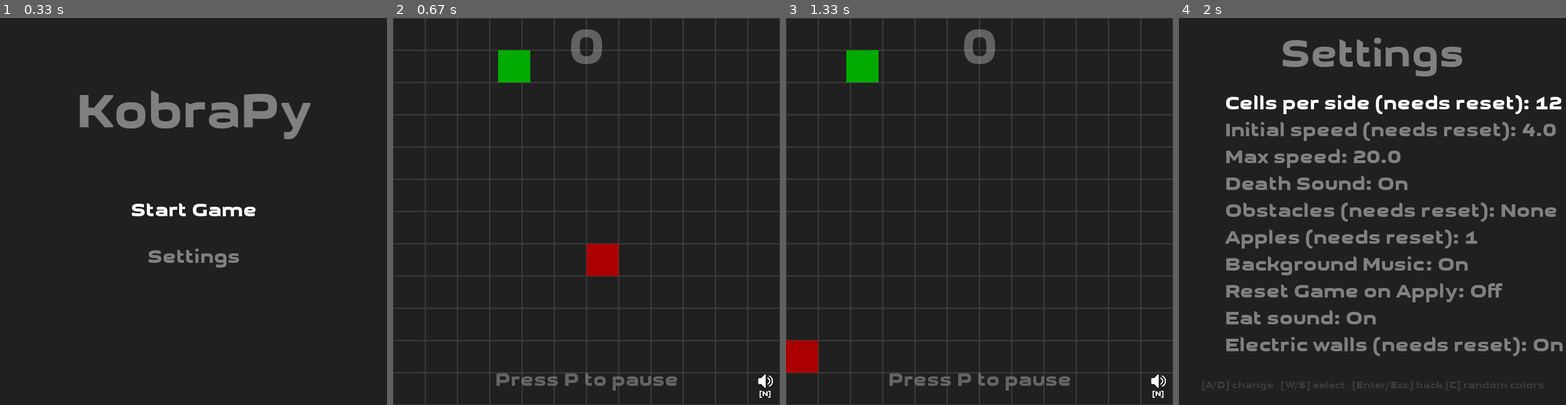
Above: before the commit, frames 1-4 (left to right).
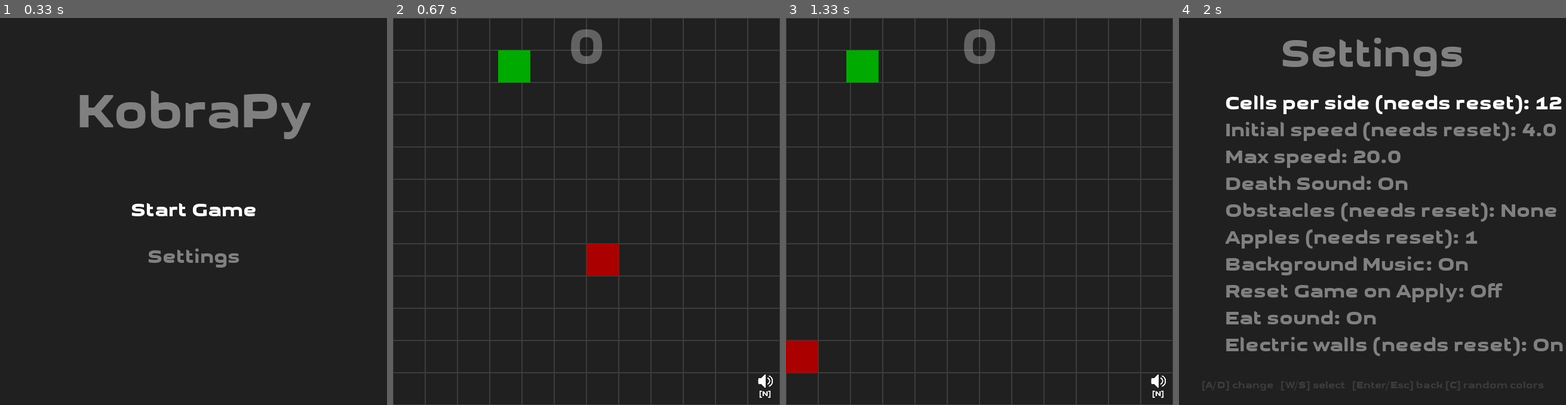
Above: after the commit, the same moments.

Repository: fossguild/naja
Game: pygame game, started from kobra.py
The game is run twice, just before and just after one commit, with the same random seed, the same clock (stepped at 60 frames per second) and the same inputs.
Inputs:
- Up to frame 1 (0.33 s): no input
- Up to frame 2 (0.67 s): tap Enter at 0.33 s
- Up to frame 3 (1.33 s): hold Up 0.67-1.13 s; tap Enter at 1.17 s
- Up to frame 4 (2 s): tap C at 1.5 s; hold M from 1.83 s (still down); hold Right from 1.83 s (still down)

Frame 1 is identical in both runs. In frame 2, 0.7% of the frame differs, in the area x 26-74%, y 91-97%; in frame 3, 0.7%; in frame 4, nothing differs.

Commit message:
feat: power-ups development

Diff:
--- a/kobra.py
+++ b/kobra.py
@@ -30,11 +30,22 @@
     SCORE_COLOR,
     MESSAGE_COLOR,
     WINDOW_TITLE,
+    POWERUP_SPAWN_INTERVAL_MS,
+    POWERUP_SPAWN_CHANCE,
 )
 from src.state import GameState
 from src.assets import GameAssets
 from src.config import GameConfig
 from src.settings import GameSettings
+from src.power_ups import (
+    powerups_init,
+    powerups_draw_all,
+    powerups_draw_overlay_on_head,
+    powerups_handle_collisions,
+    powerups_death_guard,
+    powerups_draw_timer,
+    powerups_try_periodic_spawn,
+)
 
 ##
 ## Game initialization
@@ -232,7 +243,6 @@
     print(f"Warning: Could not load speaker sprites: {e}")
     speaker_on_sprite = None
     speaker_muted_sprite = None
-
 
 ##
 ## Center message + simple key wait helpers
@@ -428,6 +438,7 @@
                 elif key == pygame.K_ESCAPE:
                     pygame.quit()
                     sys.exit()
+
             if event.type == pygame.MOUSEBUTTONDOWN and event.button == 1:
                 # Simple click detection
                 mx, my = event.pos
@@ -515,27 +526,6 @@
     state.arena.blit(hint_surf, hint_rect)
 
 
-def draw_pause_screen(state: GameState, assets: GameAssets):
-    """Desenha uma sobreposição semi-transparente e o texto de pausa."""
-    # Cria uma superfície para a sobreposição com transparência alfa
-    overlay = pygame.Surface((state.width, state.height), pygame.SRCALPHA)
-    overlay.fill((32, 32, 32, 180))  # Cinza escuro, semi-transparente
-    state.arena.blit(overlay, (0, 0))
-
-    # Mostra o texto "Paused"
-    paused_title = assets.render_big("Paused", MESSAGE_COLOR)
-    paused_title_rect = paused_title.get_rect(
-        center=(state.width / 2, state.height / 2)
-    )
-    state.arena.blit(paused_title, paused_title_rect)
-
-    paused_subtitle = assets.render_small("Press P to continue", MESSAGE_COLOR)
-    paused_subtitle_rect = paused_subtitle.get_rect(
-        center=(state.width / 2, state.height * 2 / 3)
-    )
-    state.arena.blit(paused_subtitle, paused_subtitle_rect)
-
-
 def _will_wrap_around(state: GameState, origin: int, dest: int, limit: int) -> bool:
     """
     Checks if an object on the game's grid will wrap around by moving in a
@@ -570,6 +560,9 @@
     state = GameState(
         config.initial_width, config.initial_height, config.initial_grid_size
     )
+
+    # Initialize power ups
+    powerups_init(state)
 
     # Apply default settings with state
     apply_settings(state, assets, config, settings, reset_objects=False)
@@ -586,8 +579,8 @@
     ##
     start_menu(state, assets, config, settings)  # blocks until user picks "Start Game"
 
-    show_pause_hint_end_time = pygame.time.get_ticks() + 2000  # 2 segundos
-    previous_tail_length = 0
+    # Schedule the first periodic attempt a few seconds after starting the game
+    state.powerups_next_try_ms = pygame.time.get_ticks() + (POWERUP_SPAWN_INTERVAL_MS / 2)  # 3s delay
 
     ##
     ## Main loop
@@ -633,8 +626,6 @@
                     sys.exit()
                 elif event.key == pygame.K_p:  # P : pause game
                     state.toggle_pause()
-                    if state.game_on:
-                        show_pause_hint_end_time = pygame.time.get_ticks() + 2000
                 elif event.key in (pygame.K_m, pygame.K_ESCAPE):  # M or ESC : open menu
                     was_running = state.game_on
                     state.pause()
@@ -678,20 +669,21 @@
 
         ## Update the game
         if state.game_on:
-            if len(state.snake.tail) == 0 and previous_tail_length > 0:
-                show_pause_hint_end_time = pygame.time.get_ticks() + 2000
-            previous_tail_length = len(state.snake.tail)
             # Only update snake position when it has reached its current target
             if (
                 state.snake.target_x == state.snake.head.x
                 and state.snake.target_y == state.snake.head.y
             ):
                 if state.snake.xmov or state.snake.ymov:
+                    # While invincible, walls behave as wrap-around (ignore electric walls)
+                    is_invincible = pygame.time.get_ticks() < getattr(state, "invincible_until_ms", 0)
+                    effective_electric_walls = settings.get("electric_walls") and not is_invincible
+
                     state.snake.update(
                         state.apples,
                         state.obstacles,
-                        lambda: game_over_handler(state, assets, settings),
-                        settings.get("electric_walls"),
+                        powerups_death_guard(state, lambda: game_over_handler(state, assets, settings)),
+                        effective_electric_walls,
                     )
 
             # Advance interpolation toward the current target grid cell (if any)
@@ -705,7 +697,9 @@
                 if state.snake.move_progress > 1.0:
                     state.snake.move_progress = 1.0
 
-                electric_walls = settings.get("electric_walls")
+                # While invincible, allow wrap-around instead of electric walls
+                is_invincible = pygame.time.get_ticks() < getattr(state, "invincible_until_ms", 0)
+                electric_walls = settings.get("electric_walls") and not is_invincible
 
                 # We multiply by xmov (respectively, ymov) so that the snake
                 # keeps moving in the direction it was moving earlier
@@ -780,6 +774,9 @@
         for apple in state.apples:
             apple.update(state.arena)
 
+        # Draw all power-ups
+        powerups_draw_all(state, state.arena)
+
         electric_walls = settings.get("electric_walls")
 
         snake_colors = settings.get_snake_colors()
@@ -842,11 +839,16 @@
             ),
         )
 
+        powerups_draw_overlay_on_head(state, state.arena)
+
         # Show score (snake length = head + tail)
         score = assets.render_big(f"{len(state.snake.tail)}", SCORE_COLOR)
         score.set_alpha(75)  # opacity
         score_rect = score.get_rect(center=(state.width / 2, state.height / 12))
         state.arena.blit(score, score_rect)
+
+        # Draw the shield timer HUD (icon + remaining time) when invincibility is active
+        powerups_draw_timer(state, state.arena, assets)
 
         # Draw music status indicator
         draw_music_indicator(state, assets, settings)
@@ -887,15 +889,11 @@
 
                 break  # Only eat one apple per frame
 
-        if pygame.time.get_ticks() < show_pause_hint_end_time and state.game_on:
-            hint_surf = assets.render_small("Press P to pause", MESSAGE_COLOR)
-            hint_surf.set_alpha(180)  # Deixa o texto semi-transparente
-            hint_rect = hint_surf.get_rect(center=(state.width / 2, state.height - 40))
-            state.arena.blit(hint_surf, hint_rect)
-
-        # Se o jogo estiver pausado, desenha a tela de pausa por cima de tudo
-        if not state.game_on:
-            draw_pause_screen(state, assets)
+        # Check collision with power-ups + effects
+        powerups_handle_collisions(state)
+
+        # Periodically attempt to spawn a shield if none exists (gameplay loop)
+        powerups_try_periodic_spawn(state, interval_ms=POWERUP_SPAWN_INTERVAL_MS, chance=POWERUP_SPAWN_CHANCE)
 
         # Update display
         pygame.display.update()
--- a/src/constants.py
+++ b/src/constants.py
@@ -19,6 +19,10 @@
 
 WINDOW_TITLE = "KobraPy"  # Window title.
 CLOCK_TICKS = 4  # How fast the snake moves.
+
+POWERUP_SPAWN_INTERVAL_MS = 8000   # How often to attempt a spawn when none exists
+POWERUP_SPAWN_CHANCE      = 0.35   # Probability [0..1] on each attempt
+INVINCIBILITY_DURATION_MS = 3000   # How long the invincibility lasts per pickup (ms)
 
 # Color palettes for snake customization
 SNAKE_COLOR_PALETTES = [
--- /dev/null
+++ b/src/power_ups.py
@@ -0,0 +1,356 @@
+#!/usr/bin/env python3
+#
+#   Copyright (c) 2023, Monaco F. J. <monaco@usp.br>
+#
+#   This file is part of KobraPy.
+#
+#   KobraPy is free software: you can redistribute it and/or modify
+#   it under the terms of the GNU General Public License as published by
+#   the Free Software Foundation, either version 3 of the License, or
+#   (at your option) any later version.
+#
+#   This program is distributed in the hope that it will be useful,
+#   but WITHOUT ANY WARRANTY; without even the implied warranty of
+#   MERCHANTABILITY or FITNESS FOR A PARTICULAR PURPOSE.  See the
+#   GNU General Public License for more details.
+#
+#   You should have received a copy of the GNU General Public License
+#   along with this program.  If not, see <http://www.gnu.org/licenses/>.
+
+"""Power-ups system: registration, spawn, drawing, effects, and timers.
+
+This module provides a registry-based architecture to easily add new power-ups.
+Each power-up registers its own behavior (draw hooks and collection effect) and
+its assets (e.g., sprite). The main game only calls generic functions here.
+
+Quick start (adding a new power-up):
+    1) Create a sprite at: assets/sprites/<your_name>.png
+    2) Write a registration function similar to `_register_invincibility()`
+       and call it inside `powerups_init(...)`.
+    3) Optionally, implement:
+         - on_collect(state, powerup): apply the effect when collected
+         - draw_world(state, arena, powerup): draw the pickup on the grid
+         - draw_overlay(state, arena, powerup): draw on top of snake while active
+    4) Spawn it via:
+         - powerups_spawn(state, "your_name")
+       or add its name to `candidates` in `powerups_try_periodic_spawn(...)`.
+"""
+
+from __future__ import annotations
+
+import pygame
+import random
+from typing import Callable, Dict, Optional, TypedDict
+from src.entities import Apple
+
+from src.constants import (
+    INVINCIBILITY_DURATION_MS,
+)
+
+# ---------------------------------------------------------------------------
+# Types
+# ---------------------------------------------------------------------------
+
+class PowerUp(TypedDict, total=False):
+    """Runtime representation of a power-up placed on the arena."""
+    type: str
+    x: int
+    y: int
+    # Optional arbitrary properties (e.g., durations, magnitudes)
+    duration_ms: int
+
+
+class PowerUpSpec(TypedDict, total=False):
+    """Static behavior/asset spec registered for a power-up type."""
+    sprite: Optional[pygame.Surface]
+    on_collect: Callable[[object, PowerUp], None]
+    draw_world: Optional[Callable[[object, pygame.Surface, PowerUp], None]]
+    draw_overlay: Optional[Callable[[object, pygame.Surface, PowerUp], None]]
+
+
+# Global registry: type -> spec
+_REGISTRY: Dict[str, PowerUpSpec] = {}
+
+
+# ---------------------------------------------------------------------------
+# Sprite helpers
+# ---------------------------------------------------------------------------
+
+def _load_sprite(path: str) -> Optional[pygame.Surface]:
+    """Load a sprite from disk, returning None on failure (with warning)."""
+    try:
+        return pygame.image.load(path)
+    except pygame.error as e:
+        print(f"Warning: Could not load sprite '{path}': {e}")
+        return None
+
+
+# ---------------------------------------------------------------------------
+# Public lifecycle API
+# ---------------------------------------------------------------------------
+
+def powerups_init(state) -> None:
+    """Attach power-up runtime fields and register built-in power-ups.
+
+    Fields created on state:
+        state.powerups: list of placed PowerUp dicts
+        state.invincible_until_ms: countdown marker for 'invincibility'
+        state.powerups_next_try_ms: next time to attempt periodic spawn
+    """
+    state.powerups = []
+    state.invincible_until_ms = 0
+    state.powerups_next_try_ms = 0
+
+    # Register built-in power-ups here:
+    _register_invincibility()
+
+
+def powerups_reset(state) -> None:
+    """Clear placed power-ups (does not spawn anything)."""
+    state.powerups = []
+
+
+# ---------------------------------------------------------------------------
+# Generic spawn/draw/collect pipeline
+# ---------------------------------------------------------------------------
+
+def powerups_spawn(state, type_name: str, **props) -> None:
+    """Spawn a power-up of type `type_name` at a free cell.
+
+    Avoids overlap with apples and with other power-ups. Uses Apple placement
+    logic to guarantee a valid free grid cell.
+    """
+    if type_name not in _REGISTRY:
+        print(f"Warning: power-up type '{type_name}' is not registered.")
+        return
+
+    temp = Apple(state.width, state.height, state.grid_size)
+    temp.ensure_valid_position(state.snake, state.obstacles)
+
+    # Avoid overlap with apples
+    while any((temp.x == a.x and temp.y == a.y) for a in state.apples):
+        temp.ensure_valid_position(state.snake, state.obstacles)
+
+    # Avoid overlap with existing power-ups
+    while any((temp.x == p["x"] and temp.y == p["y"]) for p in state.powerups):
+        temp.ensure_valid_position(state.snake, state.obstacles)
+
+    powerup: PowerUp = {"type": type_name, "x": temp.x, "y": temp.y}
+    powerup.update(props)
+    state.powerups.append(powerup)
+
+
+def powerups_draw_all(state, arena: pygame.Surface) -> None:
+    """Draw all power-ups currently placed on the arena."""
+    if not getattr(state, "powerups", None):
+        return
+
+    for p in state.powerups:
+        spec = _REGISTRY.get(p["type"])
+        if not spec:
+            # Fallback: simple outline
+            pygame.draw.rect(
+                arena,
+                (200, 200, 200),
+                pygame.Rect(p["x"], p["y"], state.grid_size, state.grid_size),
+                2,
+            )
+            continue
+
+        if spec.get("draw_world"):
+            spec["draw_world"](state, arena, p)
+        else:
+            # Default draw using sprite (if any)
+            sprite = spec.get("sprite")
+            rect = pygame.Rect(p["x"], p["y"], state.grid_size, state.grid_size)
+            if sprite:
+                scaled = pygame.transform.scale(sprite, (state.grid_size, state.grid_size))
+                arena.blit(scaled, rect)
+            else:
+                pygame.draw.rect(arena, (200, 200, 200), rect, 2)
+
+
+def powerups_draw_overlay_on_head(state, arena: pygame.Surface) -> None:
+    """Let each power-up draw an optional overlay on the snake's head."""
+    if not getattr(state, "powerups", None):
+        # Even if no pickups placed, effects may be active (e.g., timers)
+        pass
+
+    # Give every registered power-up a chance to draw its overlay
+    for type_name, spec in _REGISTRY.items():
+        overlay = spec.get("draw_overlay")
+        if overlay:
+            # Provide a lightweight placeholder PowerUp for overlay if needed
+            overlay(state, arena, {"type": type_name})
+
+
+def powerups_handle_collisions(state) -> None:
+    """Apply effects of power-ups collected by the snake and remove them."""
+    if not getattr(state, "powerups", None):
+        return
+
+    for p in list(state.powerups):
+        if state.snake.head.x == p["x"] and state.snake.head.y == p["y"]:
+            spec = _REGISTRY.get(p["type"])
+            if spec and spec.get("on_collect"):
+                spec["on_collect"](state, p)
+
+            state.powerups.remove(p)
+            # No immediate respawn here — periodic spawn handles future attempts
+            break
+
+
+def powerups_death_guard(state, on_die: Callable[[], None]) -> Callable[[], None]:
+    """Wrap the death callback to ignore death while invincible (or others in future)."""
+    def _guard():
+        # Extend this condition when adding defensive power-ups
+        if pygame.time.get_ticks() < getattr(state, "invincible_until_ms", 0):
+            return
+        on_die()
+    return _guard
+
+
+# ---------------------------------------------------------------------------
+# HUD helpers (timers/indicators)
+# ---------------------------------------------------------------------------
+
+def powerups_draw_timer(state, arena: pygame.Surface, assets) -> None:
+    """Draw a bottom-left HUD slot for time-limited effects (invincibility)."""
+    now = pygame.time.get_ticks()
+    remaining_ms = getattr(state, "invincible_until_ms", 0) - now
+    if remaining_ms <= 0:
+        return
+
+    secs = max(0, remaining_ms) / 1000.0
+    text = assets.render_small(f"{secs:.1f}s", (255, 255, 255))
+
+    # Layout: bottom-left with margin
+    icon_size = max(16, int(state.grid_size * 0.9))
+    gap = 6
+    margin = max(8, int(min(state.width, state.height) * 0.02))
+    x = margin
+    y = state.height - margin - icon_size
+
+    # Draw the icon for the most salient active effect (invincibility)
+    spec = _REGISTRY.get("invincibility")
+    sprite = spec.get("sprite") if spec else None
+    icon_rect = pygame.Rect(x, y, icon_size, icon_size)
+    if sprite:
+        arena.blit(pygame.transform.scale(sprite, (icon_size, icon_size)), icon_rect)
+    else:
+        pygame.draw.rect(arena, (255, 255, 255), icon_rect, 2)
+
+    text_rect = text.get_rect()
+    text_rect.left = x + icon_size + gap
+    text_rect.centery = icon_rect.centery
+    arena.blit(text, text_rect)
+
+
+# ---------------------------------------------------------------------------
+# Periodic spawn scheduler
+# ---------------------------------------------------------------------------
+
+def powerups_try_periodic_spawn(
+    state,
+    interval_ms: int = 8000,
+    chance: float = 0.35,
+    candidates: Optional[list[str]] = None,
+) -> None:
+    """Attempt to spawn a power-up every `interval_ms` if none is present.
+
+    Args:
+        state: Game state
+        interval_ms: Minimum milliseconds between spawn attempts
+        chance: Probability [0..1] to actually spawn on an attempt
+        candidates: Optional prioritized list of power-up type names to pick from
+
+    Behavior:
+        - Does nothing if a power-up is already on the arena.
+        - Honors a per-state `powerups_next_try_ms` cooldown.
+        - Picks the first registered candidate (or 'invincibility' by default).
+    """
+    # Only if there are NO pickups on the arena
+    if getattr(state, "powerups", None) and len(state.powerups) > 0:
+        return
+
+    now = pygame.time.get_ticks()
+    if now < getattr(state, "powerups_next_try_ms", 0):
+        return
+
+    # Schedule next attempt window regardless of success
+    state.powerups_next_try_ms = now + int(interval_ms)
+
+    if state.get_free_cells_count() <= 0:
+        return
+
+    if random.random() >= max(0.0, min(1.0, chance)):
+        return
+
+    # Choose a type to spawn
+    if candidates is None:
+        candidates = ["invincibility"]
+
+    chosen = next((t for t in candidates if t in _REGISTRY), None)
+    if not chosen:
+        # Nothing registered from the provided list
+        return
+
+    powerups_spawn(state, chosen)
+
+
+# ---------------------------------------------------------------------------
+# Backward-compatible convenience wrappers (used by main)
+# ---------------------------------------------------------------------------
+
+def powerups_spawn_invincibility(state) -> None:
+    """Compatibility wrapper to spawn 'invincibility' via the generic API."""
+    powerups_spawn(state, "invincibility")
+
+
+def powerups_maybe_spawn_invincibility(state, chance: float = 0.35) -> None:
+    """Compatibility wrapper for a probabilistic spawn of 'invincibility'."""
+    if random.random() < max(0.0, min(1.0, chance)):
+        powerups_spawn_invincibility(state)
+
+# ---------------------------------------------------------------------------
+# Built-in power-up: invincibility
+# ---------------------------------------------------------------------------
+
+def _register_invincibility() -> None:
+    """Register the 'invincibility' power-up in the global registry."""
+    sprite = _load_sprite("assets/sprites/shield.png")
+
+    def _on_collect(state, p: PowerUp) -> None:
+        """Apply/extend invincibility on collection."""
+        now = pygame.time.get_ticks()
+        dur = int(p.get("duration_ms", INVINCIBILITY_DURATION_MS))
+        state.invincible_until_ms = max(now, state.invincible_until_ms) + dur
+
+    def _draw_world(state, arena: pygame.Surface, p: PowerUp) -> None:
+        """Draw the pickup on the grid (sprite fallback to outline)."""
+        rect = pygame.Rect(p["x"], p["y"], state.grid_size, state.grid_size)
+        if sprite:
+            arena.blit(pygame.transform.scale(sprite, (state.grid_size, state.grid_size)), rect)
+        else:
+            pygame.draw.rect(arena, (200, 200, 200), rect, 2)
+
+    def _draw_overlay(state, arena: pygame.Surface, _p: PowerUp) -> None:
+        """Draw the shield overlay over the snake head while active."""
+        if pygame.time.get_ticks() >= getattr(state, "invincible_until_ms", 0):
+            return
+        if not sprite:
+            return
+        head_rect = pygame.Rect(
+            round(state.snake.draw_x),
+            round(state.snake.draw_y),
+            state.grid_size,
+            state.grid_size,
+        )
+        arena.blit(pygame.transform.scale(sprite, (state.grid_size, state.grid_size)), head_rect)
+
+    _REGISTRY["invincibility"] = PowerUpSpec(
+        sprite=sprite,
+        on_collect=_on_collect,
+        draw_world=_draw_world,
+        draw_overlay=_draw_overlay,
+    )
Binary file added: assets/sprites/shield.png
